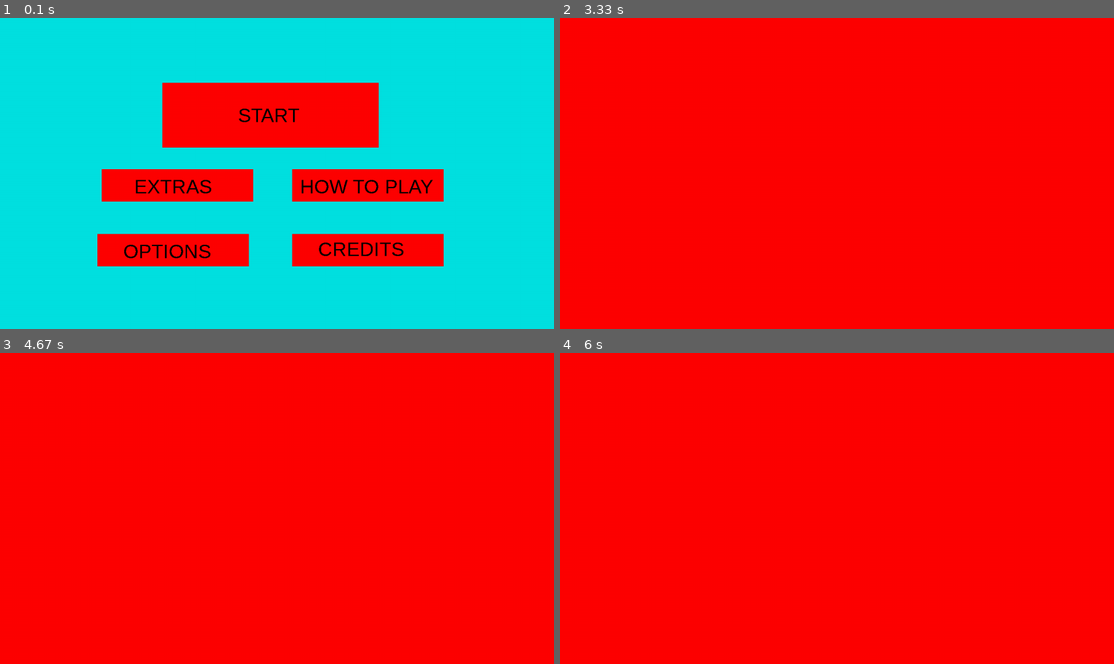
Above: before the commit, frames 1-4 (two rows, left to right).
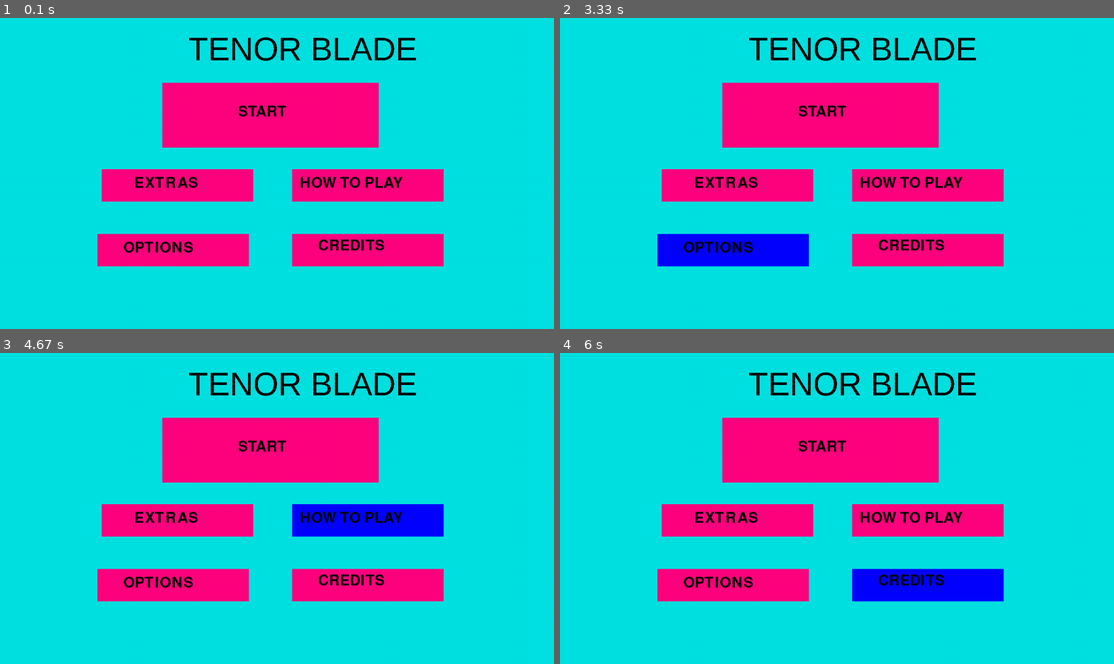
Above: after the commit, the same moments.

Repository: alessitomas/Insper-Pygame-Rythm
Game: pygame game, started from menu-pygame/menu.py
Same seed, same stepped clock (60 frames per second), same inputs: the game is played once before the commit and once after it.
Inputs:
- Up to frame 1 (0.1 s): no input
- Up to frame 2 (3.33 s): hold Right 0.33-0.8 s; hold Up 0.83-1.13 s; hold Right 1.17-1.63 s; hold Left 1.67-2.2 s; hold Down 2.23-2.53 s; tap Enter at 2.57 s; hold Esc 2.9-3.3 s
- Up to frame 3 (4.67 s): hold Left 3.33-3.73 s; hold Up 3.77-4.13 s; hold Right from 4.17 s (still down)
- Up to frame 4 (6 s): release Right at 4.8 s; hold Down 4.83-5.2 s; hold Left 5.23-5.7 s; hold Enter from 5.73 s (still down); hold Right from 5.73 s (still down)

The runs differ from the first frame. In frame 1, 21% of the frame differs, in the area x 17-81%, y 6-80%; in frame 2, 100%, in the area x 0-100%, y 0-100%; in frame 3, 100%; in frame 4, 100%.

Commit message:
Menu atualização de decoração, esc volta

Diff:
--- a/menu-pygame/credits.py
+++ b/menu-pygame/credits.py
@@ -1,11 +1,11 @@
 import pygame
 # fonte Stackoverflow
 
-
+image1 = pygame.image.load('img/game.png')
 def desenha_credits(window: pygame.Surface, assets, state):
     window.fill(((255, 0, 127)))
 
-
+    window.blit(image1, (225, 150))
 
     pygame.display.update()
 
@@ -16,6 +16,10 @@
     for ev in pygame.event.get():
         if ev.type == pygame.QUIT:
             return False
+        if ev.type == pygame.KEYUP:
+            if ev.key == pygame.K_ESCAPE:
+                state["tela"] = "inicial"
+
 
 
 
@@ -26,7 +30,8 @@
 
 def gameloop_credits(window, assets, state):
     while atualiza_estado_credits(state):
-
+            if state["tela"] != "creditos":
+                return True
             desenha_credits(window, assets, state)
 
 
--- a/menu-pygame/extra.py
+++ b/menu-pygame/extra.py
@@ -16,7 +16,9 @@
     for ev in pygame.event.get():
         if ev.type == pygame.QUIT:
             return False
-
+        if ev.type == pygame.KEYUP:
+            if ev.key == pygame.K_ESCAPE:
+                state["tela"] = "inicial"
 
 
 
@@ -26,7 +28,8 @@
 
 def gameloop_extra(window, assets, state):
     while atualiza_estado_extra(state):
-
+            if state["tela"] != "extras":
+                return True
             desenha_extra(window, assets, state)
 
 
--- a/menu-pygame/how.py
+++ b/menu-pygame/how.py
@@ -16,7 +16,9 @@
     for ev in pygame.event.get():
         if ev.type == pygame.QUIT:
             return False
-
+        if ev.type == pygame.KEYUP:
+            if ev.key == pygame.K_ESCAPE:
+                state["tela"] = "inicial"
 
 
 
@@ -26,7 +28,8 @@
 
 def gameloop_how(window, assets, state):
     while atualiza_estado_how(state):
-
+            if state["tela"] != "how":
+                return True
             desenha_how(window, assets, state)
 
 
--- a/menu-pygame/menu.py
+++ b/menu-pygame/menu.py
@@ -5,10 +5,11 @@
 from how import gameloop_how
 from options import gameloop_options
 AZUL = (0,0,255)
-VERMELHO = (255,0,0)
+ROSA = (255, 0, 127)
 # fonte Stackoverflow
 pygame.font.init()
-my_font = pygame.font.SysFont('Arial', 45)
+papyrus_font = pygame.font.SysFont('papyrus', 50)
+arial_font = pygame.font.SysFont('franklingothicmedium', 75)
 def inicializa():
     pygame.init()
     w = pygame.display.set_mode((1280, 720), vsync=True, flags=pygame.SCALED)
@@ -18,7 +19,7 @@
     }
 
     state = {
-         "cor": [VERMELHO,VERMELHO,VERMELHO,VERMELHO,VERMELHO],
+         "cor": [ROSA,ROSA,ROSA,ROSA,ROSA],
          "rect_start_pos":[375, 150] ,
          "rect_start_dimen":[500, 150],
          'retangulos_dimen':[350, 75],
@@ -26,7 +27,7 @@
          'rect_how_pos':[675, 350],
          'rect_opt_pos':[225, 500],
          'rect_cred_pos':[675, 500],
-         "estado": "",
+         "estado": "inicial",
          "tela":"inicial"
          }
 
@@ -40,24 +41,27 @@
 def desenha(window: pygame.Surface, assets, state):
     window.fill((0, 225, 225))
 
+    text_surface = arial_font.render("TENOR BLADE", False, (0, 0, 0))
+    window.blit(text_surface, (435, 30))
+
     pygame.draw.rect(window, state['cor'][0], pygame.Rect(state['rect_start_pos'], state['rect_start_dimen']))
-    text_surface = my_font.render("START", False, (0, 0, 0))
+    text_surface = papyrus_font.render("START", False, (0, 0, 0))
     window.blit(text_surface, (550, 200))
 
     pygame.draw.rect(window, state['cor'][1], pygame.Rect(state['rect_extras_pos'], state['retangulos_dimen']))
-    text_surface = my_font.render("EXTRAS", False, (0, 0, 0))
+    text_surface = papyrus_font.render("EXTRAS", False, (0, 0, 0))
     window.blit(text_surface, (310, 365))
 
     pygame.draw.rect(window, state['cor'][2], pygame.Rect(state['rect_how_pos'], state['retangulos_dimen']))
-    text_surface = my_font.render("HOW TO PLAY", False, (0, 0, 0))
+    text_surface = papyrus_font.render("HOW TO PLAY", False, (0, 0, 0))
     window.blit(text_surface, (693, 365))
 
     pygame.draw.rect(window, state['cor'][3], pygame.Rect(state['rect_opt_pos'], state['retangulos_dimen']))
-    text_surface = my_font.render("OPTIONS", False, (0, 0, 0))
+    text_surface = papyrus_font.render("OPTIONS", False, (0, 0, 0))
     window.blit(text_surface, (285, 515))
 
     pygame.draw.rect(window, state['cor'][4], pygame.Rect(state['rect_cred_pos'], state['retangulos_dimen']))
-    text_surface = my_font.render("CREDITS", False, (0, 0, 0))
+    text_surface = papyrus_font.render("CREDITS", False, (0, 0, 0))
     window.blit(text_surface, (735, 510))
 
     pygame.display.update()
@@ -69,106 +73,137 @@
             return False
         if ev.type == pygame.KEYUP:
             if ev.key == pygame.K_UP:
-                if state["estado"] == "":
+                if state["estado"] == "inicial":
                     state["cor"][0] = AZUL
                     state["estado"] = "start"
 
                 elif state["estado"] == "start":
-                    state["cor"] = [VERMELHO] * 5
-                    state["cor"][3] = AZUL
-                    state["estado"] = "options"
-
-                elif state["estado"] == "extras":
-                    state["cor"] = [VERMELHO] * 5
-                    state["cor"][0] = AZUL
-                    state["estado"] = "start"
-
-                elif state["estado"] == "options":
-                    state["cor"] = [VERMELHO] * 5
-                    state["cor"][1] = AZUL
-                    state["estado"] = "extras"
-
-                elif state["estado"] == "how":
-                    state["cor"] = [VERMELHO] * 5
-                    state["cor"][0] = AZUL
-                    state["estado"] = "start"
-
-                elif state["estado"] == "how":
-                    state["cor"] = [VERMELHO] * 5
-                    state["cor"][0] = AZUL
-                    state["estado"] = "start"
-
-                elif state["estado"] == "creditos":
-                    state["cor"] = [VERMELHO] * 5
+                    state["cor"] = [ROSA] * 5
+                    state["cor"][3] = AZUL
+                    state["estado"] = "options"
+
+                elif state["estado"] == "extras":
+                    state["cor"] = [ROSA] * 5
+                    state["cor"][0] = AZUL
+                    state["estado"] = "start"
+
+                elif state["estado"] == "options":
+                    state["cor"] = [ROSA] * 5
+                    state["cor"][1] = AZUL
+                    state["estado"] = "extras"
+
+                elif state["estado"] == "how":
+                    state["cor"] = [ROSA] * 5
+                    state["cor"][0] = AZUL
+                    state["estado"] = "start"
+
+                elif state["estado"] == "how":
+                    state["cor"] = [ROSA] * 5
+                    state["cor"][0] = AZUL
+                    state["estado"] = "start"
+
+                elif state["estado"] == "creditos":
+                    state["cor"] = [ROSA] * 5
                     state["cor"][2] = AZUL
                     state["estado"] = "how"
 
 
             if ev.key == pygame.K_RIGHT:
 
-                if state["estado"] == "":
-                    state["cor"][2] = AZUL
-                    state["estado"] = "how"
+                if state["estado"] == "inicial":
+                    state["cor"][2] = AZUL
+                    state["estado"] = "how"
+
+                elif state["estado"] == "how":
+                    state["cor"] = [ROSA] * 5
+                    state["cor"][1] = AZUL
+                    state["estado"] = "extras"
+
+                elif state["estado"] == "creditos":
+                    state["cor"] = [ROSA] * 5
+                    state["cor"][3] = AZUL
+                    state["estado"] = "options"
+
 
                 elif state["estado"] == "start":
-                    state["cor"] = [VERMELHO] * 5
-                    state["cor"][2] = AZUL
-                    state["estado"] = "how"
-
-                elif state["estado"] == "extras":
-                    state["cor"] = [VERMELHO] * 5
-                    state["cor"][2] = AZUL
-                    state["estado"] = "how"
-
-                elif state["estado"] == "options":
-                    state["cor"] = [VERMELHO] * 5
+                    state["cor"] = [ROSA] * 5
+                    state["cor"][2] = AZUL
+                    state["estado"] = "how"
+
+                elif state["estado"] == "extras":
+                    state["cor"] = [ROSA] * 5
+                    state["cor"][2] = AZUL
+                    state["estado"] = "how"
+
+                elif state["estado"] == "options":
+                    state["cor"] = [ROSA] * 5
                     state["cor"][4] = AZUL
                     state["estado"] = "creditos"
 
             if ev.key == pygame.K_LEFT:
 
-                if state["estado"] == "":
-                    state["cor"][1] = AZUL
-                    state["estado"] = "extras"
-
-                elif state["estado"] == "start":
-                    state["cor"] = [VERMELHO] * 5
-                    state["cor"][1] = AZUL
-                    state["estado"] = "extras"
-
-                elif state["estado"] == "how":
-                    state["cor"] = [VERMELHO] * 5
-                    state["cor"][1] = AZUL
-                    state["estado"] = "extras"
-
-                elif state["estado"] == "creditos":
-                    state["cor"] = [VERMELHO] * 5
-                    state["cor"][3] = AZUL
-                    state["estado"] = "options"
-
-            if ev.key == pygame.K_DOWN:
-
-                if state["estado"] == "":
-                    state["cor"][3] = AZUL
-                    state["estado"] = "options"
-
-                elif state["estado"] == "start":
-                    state["cor"] = [VERMELHO] * 5
-                    state["cor"][1] = AZUL
-                    state["estado"] = "extras"
-
-                elif state["estado"] == "extras":
-                    state["cor"] = [VERMELHO] * 5
-                    state["cor"][3] = AZUL
-                    state["estado"] = "options"
-
-                elif state["estado"] == "how":
-                    state["cor"] = [VERMELHO] * 5
+                if state["estado"] == "inicial":
+                    state["cor"][1] = AZUL
+                    state["estado"] = "extras"
+
+                elif state["estado"] == "extras":
+                    state["cor"] = [ROSA] * 5
+                    state["cor"][2] = AZUL
+                    state["estado"] = "how"
+
+                elif state["estado"] == "extras":
+                    state["cor"] = [ROSA] * 5
+                    state["cor"][2] = AZUL
+                    state["estado"] = "how"
+
+                elif state["estado"] == "options":
+                    state["cor"] = [ROSA] * 5
                     state["cor"][4] = AZUL
                     state["estado"] = "creditos"
 
+                elif state["estado"] == "how":
+                    state["cor"] = [ROSA] * 5
+                    state["cor"][1] = AZUL
+                    state["estado"] = "extras"
+
+                elif state["estado"] == "creditos":
+                    state["cor"] = [ROSA] * 5
+                    state["cor"][3] = AZUL
+                    state["estado"] = "options"
+
+            if ev.key == pygame.K_DOWN:
+
+                if state["estado"] == "inicial":
+                    state["cor"][3] = AZUL
+                    state["estado"] = "options"
+
+                elif state["estado"] == "start":
+                    state["cor"] = [ROSA] * 5
+                    state["cor"][1] = AZUL
+                    state["estado"] = "extras"
+
+                elif state["estado"] == "options":
+                    state["cor"] = [ROSA] * 5
+                    state["cor"][0] = AZUL
+                    state["estado"] = "start"
+
+                elif state["estado"] == "creditos":
+                    state["cor"] = [ROSA] * 5
+                    state["cor"][0] = AZUL
+                    state["estado"] = "start"
+
+                elif state["estado"] == "extras":
+                    state["cor"] = [ROSA] * 5
+                    state["cor"][3] = AZUL
+                    state["estado"] = "options"
+
+                elif state["estado"] == "how":
+                    state["cor"] = [ROSA] * 5
+                    state["cor"][4] = AZUL
+                    state["estado"] = "creditos"
+
             if ev.key == pygame.K_RETURN:
-                if not state["estado"]  == "":
+                if not state["estado"]  == "inicial":
                     if state["estado"]  == "extras":
                         state["tela"] = "extras"
                     if state["estado"]  == "how":
--- a/menu-pygame/options.py
+++ b/menu-pygame/options.py
@@ -16,7 +16,9 @@
     for ev in pygame.event.get():
         if ev.type == pygame.QUIT:
             return False
-
+        if ev.type == pygame.KEYUP:
+            if ev.key == pygame.K_ESCAPE:
+                state["tela"] = "inicial"
 
 
 
@@ -26,7 +28,8 @@
 
 def gameloop_options(window, assets, state):
     while atualiza_estado_options(state):
-
+            if state["tela"] != "options":
+                return True
             desenha_options(window, assets, state)
 
 
Binary file added: menu-pygame/img/game.png
